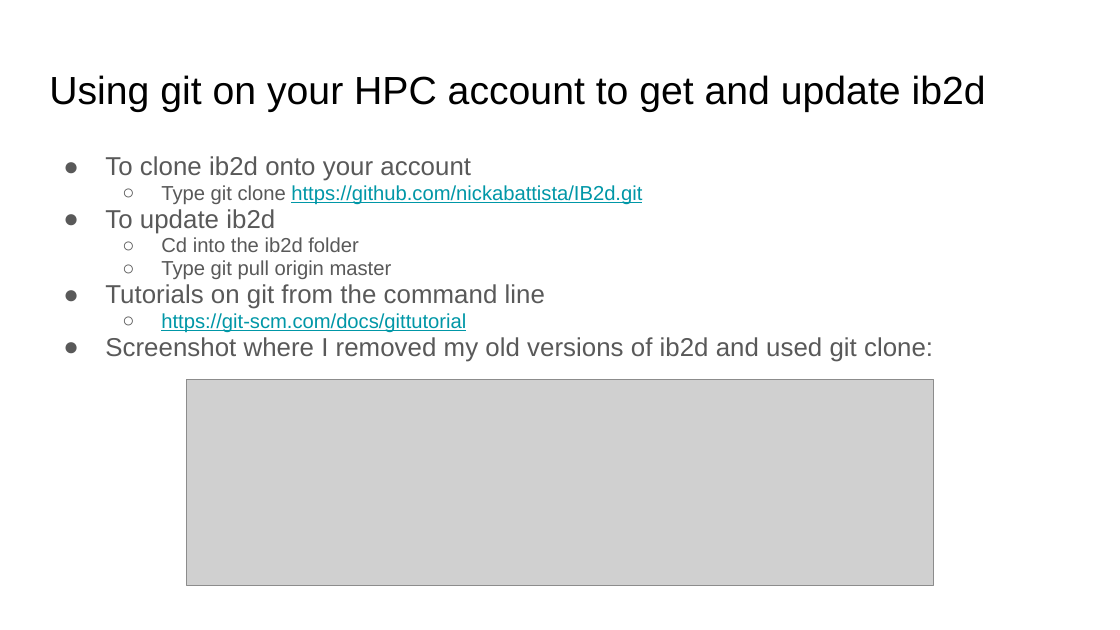
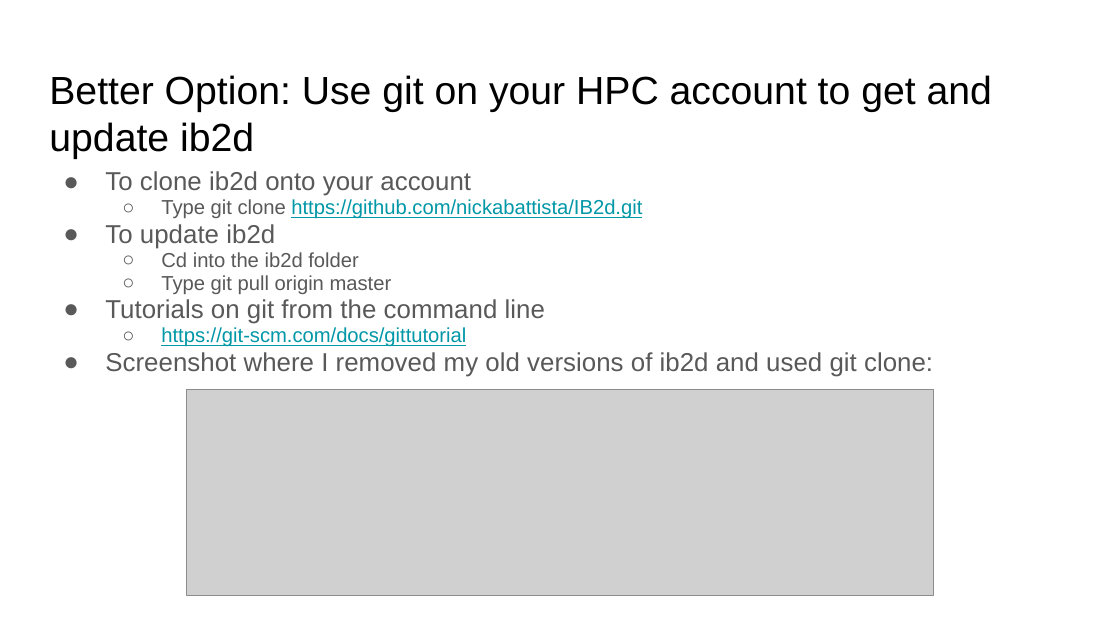
Before and after one commit to fairyflies9/IBAMR-Tutorials, a slide deck: slide 14 of UA Tutorials/UAClusterIb2dIBAMR.pptx (slide 12 before the commit). Drawn at 1120x630 pixels with LibreOffice and Linux fonts; fonts in the diff are those of the drawing; grey boxes stand for pictures. Boxes give left, top, right and bottom in pixels: in the first picture for what was removed or moved away, otherwise in the second. Text is boxed around its words. In the diff, an @@ line names an element or a change of style, - is before the commit and + after.

```diff
--- a/UA Tutorials/UAClusterIb2dIBAMR.pptx
+++ b/UA Tutorials/UAClusterIb2dIBAMR.pptx
@@ title at [49,75,992,159]: text changed @@
-Using git on your HPC account to get and update ib2d
+Better Option: Use git on your HPC account to get and update ib2d
@@ text "To clone ib2d onto your ...": place and size @@
-text "To clone ib2d onto your ..." at [105,156,933,362]
+text "To clone ib2d onto your ..." at [105,171,933,377]
@@ picture: place and size @@
-picture at [186,380,934,586]
+picture at [186,390,934,596]
```
Also in this commit, not shown: 2 other slides changed, 2 slides added.
